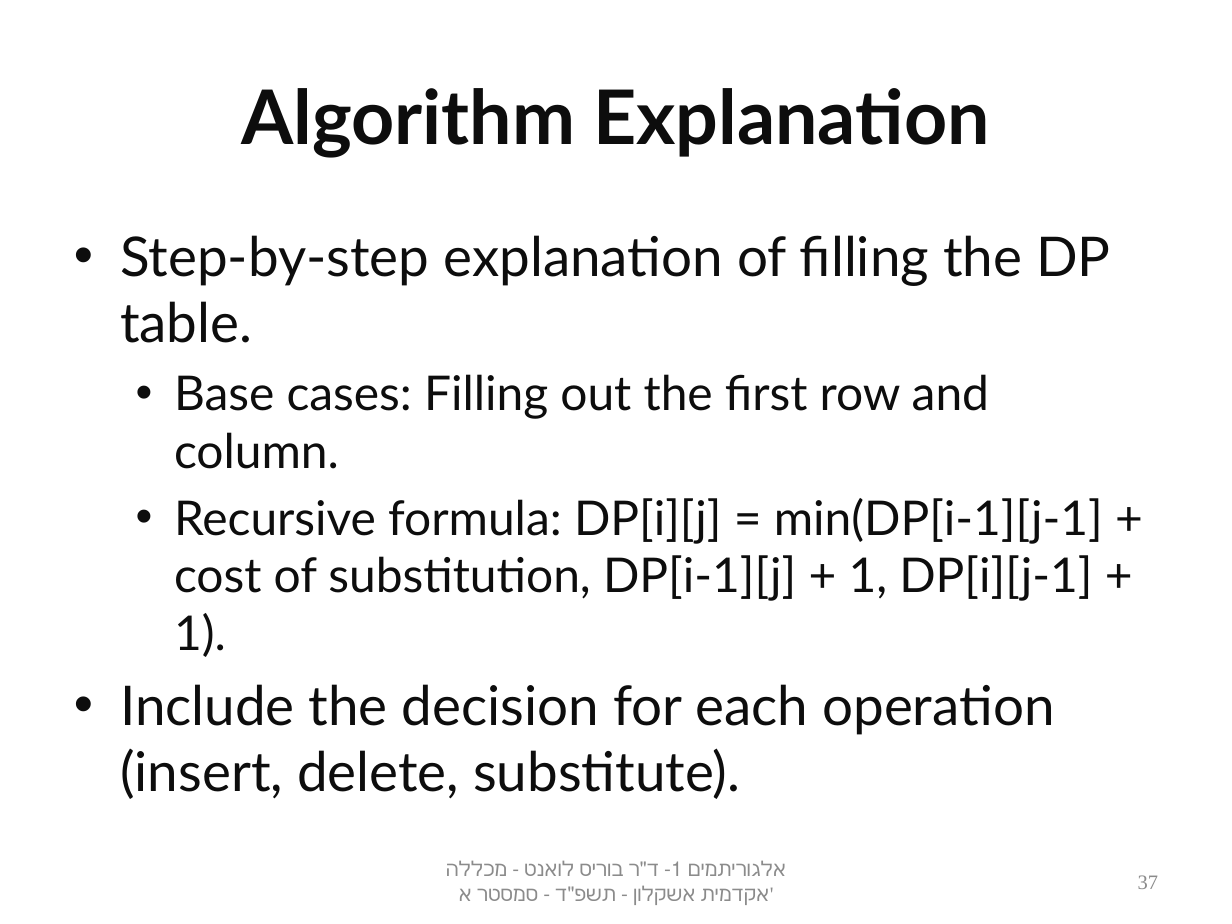
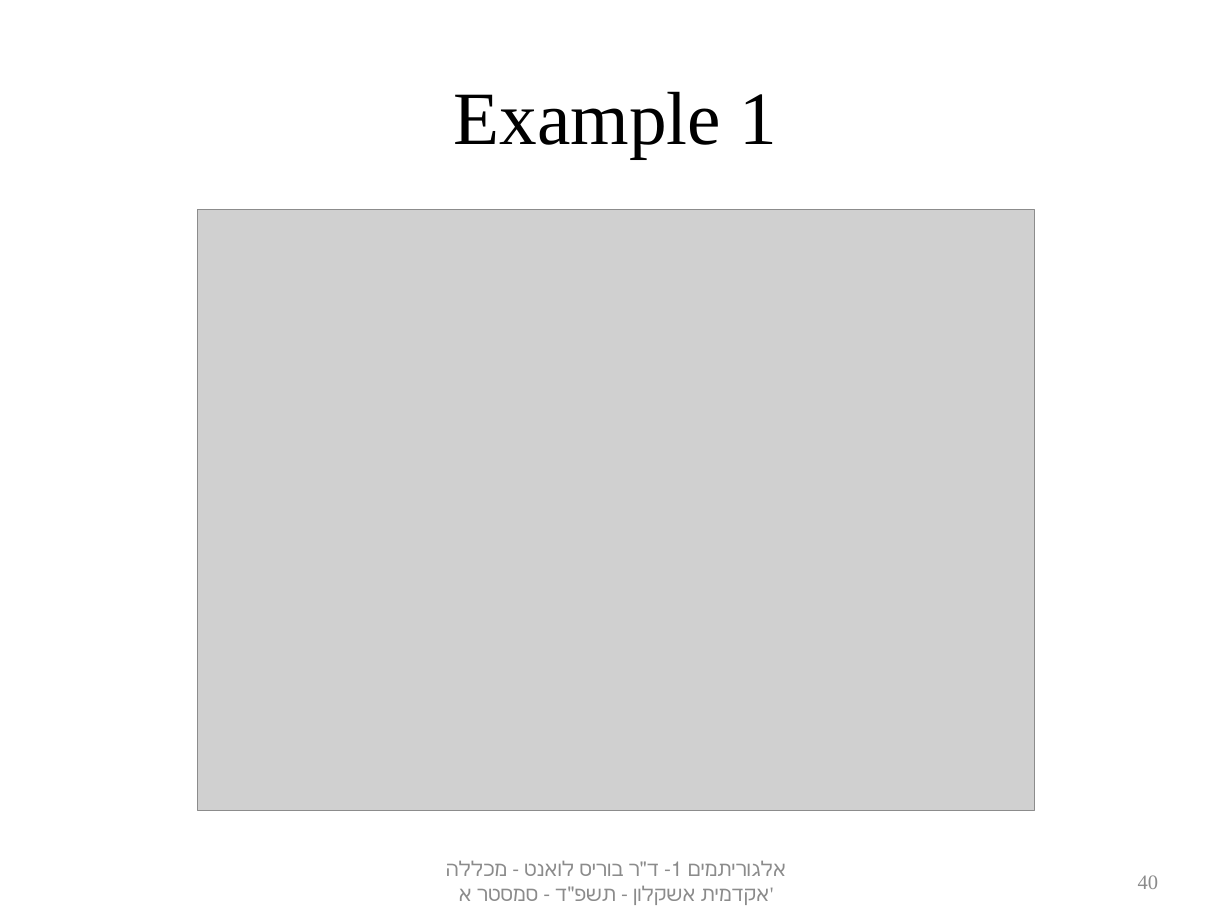
Before and after one commit to borislevant/algorithms, a slide deck: slide 40 of algorithms1_dynamic_programing.pptx (slide 37 before the commit). Drawn at 1232x924 pixels with LibreOffice and Linux fonts; fonts in the diff are those of the drawing; grey boxes stand for pictures. Boxes give left, top, right and bottom in pixels: in the first picture for what was removed or moved away, otherwise in the second. Text is boxed around its words. In the diff, an @@ line names an element or a change of style, - is before the commit and + after.

```diff
--- a/algorithms1_dynamic_programing.pptx
+++ b/algorithms1_dynamic_programing.pptx
@@ title at [454,91,778,158]: text changed; font Lato to Times New Roman; text colour #0D0D0D to #000000; bold off @@
-Algorithm Explanation
+Example 1
@@ picture added at [197,209,1034,811] @@
@@ text removed at [120,235,1110,799] @@
-• Step-by-step explanation of filling the DP table.
-  • Base cases: Filling out the first row and column.
-  • Recursive formula: DP[i][j] = min(DP[i-1][j-1] + cost of substitution, DP[i-1][j] + 1, DP[i][j-1] + 1).
-• Include the decision for each operation (insert, delete, substitute).
@@ page number at [1138,875,1158,889]: text changed @@
-37
+40
```
Also in this commit, not shown: 6 other slides changed, 6 slides added.
